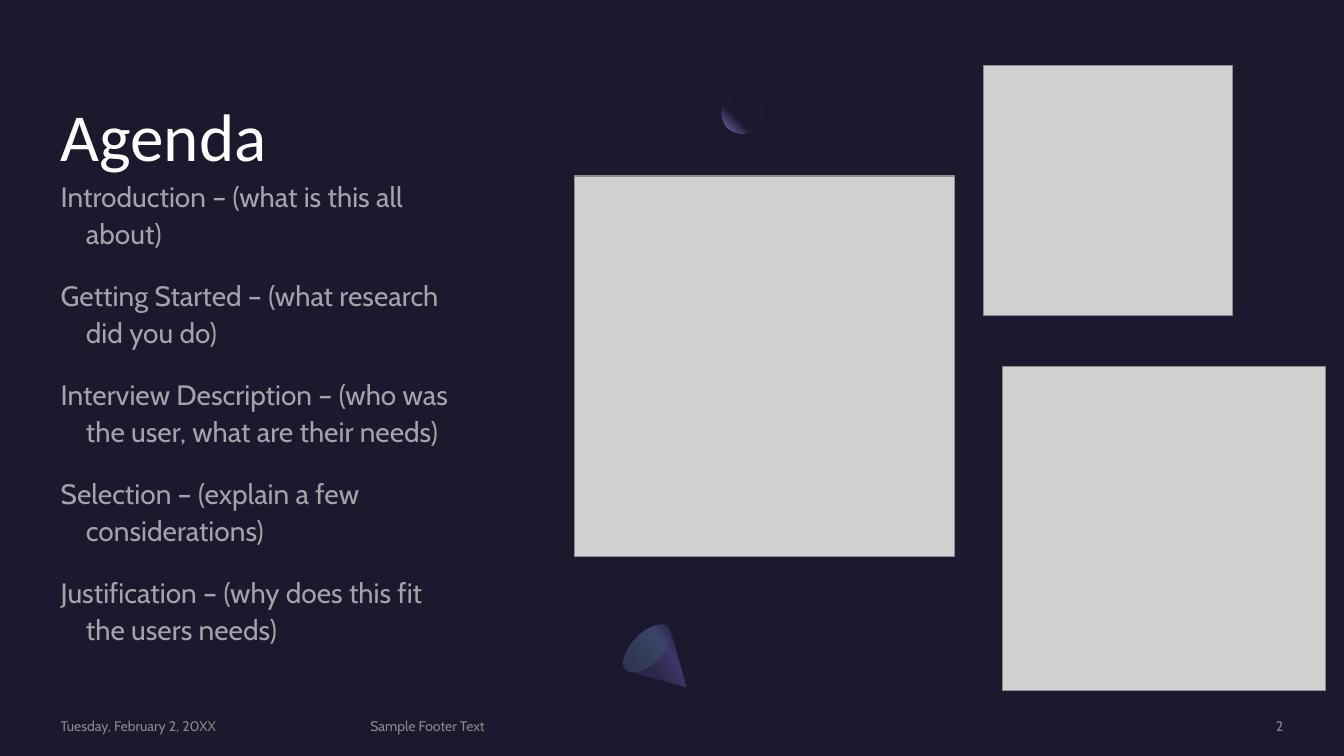
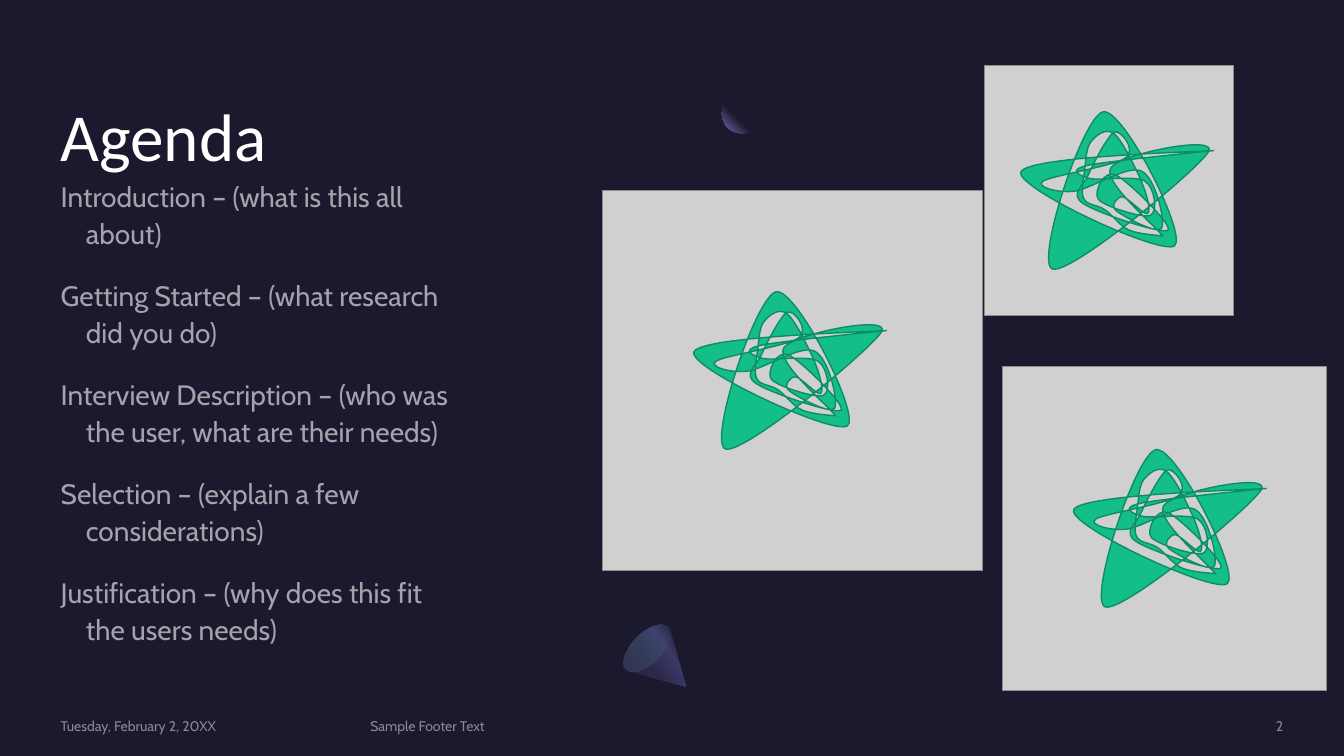
Before and after one commit to Digital-Tech-KKHS/10dtc-computer-hardware-whitiora, a slide deck: slide 2 of Presentation Template.pptx. Drawn at 1344x756 pixels with LibreOffice and Linux fonts; fonts in the diff are those of the drawing; grey boxes stand for pictures. Boxes give left, top, right and bottom in pixels: in the first picture for what was removed or moved away, otherwise in the second. Text is boxed around its words. In the diff, an @@ line names an element or a change of style, - is before the commit and + after.

```diff
--- a/Presentation Template.pptx
+++ b/Presentation Template.pptx
@@ freeform shape added at <box>1021,112,1215,269</box>, fill #13BE89, outline #0E8D65 1 pt @@
@@ picture: place and size @@
-picture at <box>575,176,955,557</box>
+picture at <box>603,191,983,571</box>
@@ freeform shape added at <box>694,291,887,449</box>, fill #13BE89, outline #0E8D65 1 pt @@
@@ freeform shape added at <box>1074,450,1267,607</box>, fill #13BE89, outline #0E8D65 1 pt @@
```
Also in this commit, not shown: 8 other slides changed, 1 other file.
